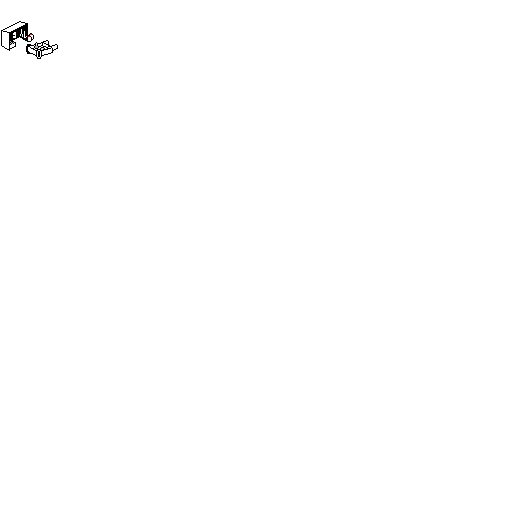
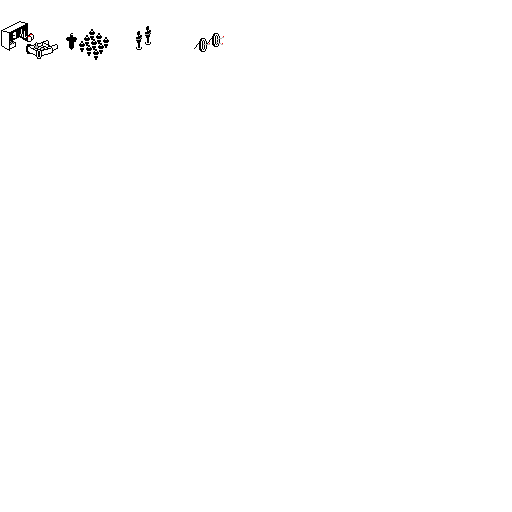
Layers edited between the first and the second 512x512 image:
painted on "Background" over [66, 26, 224, 60]
